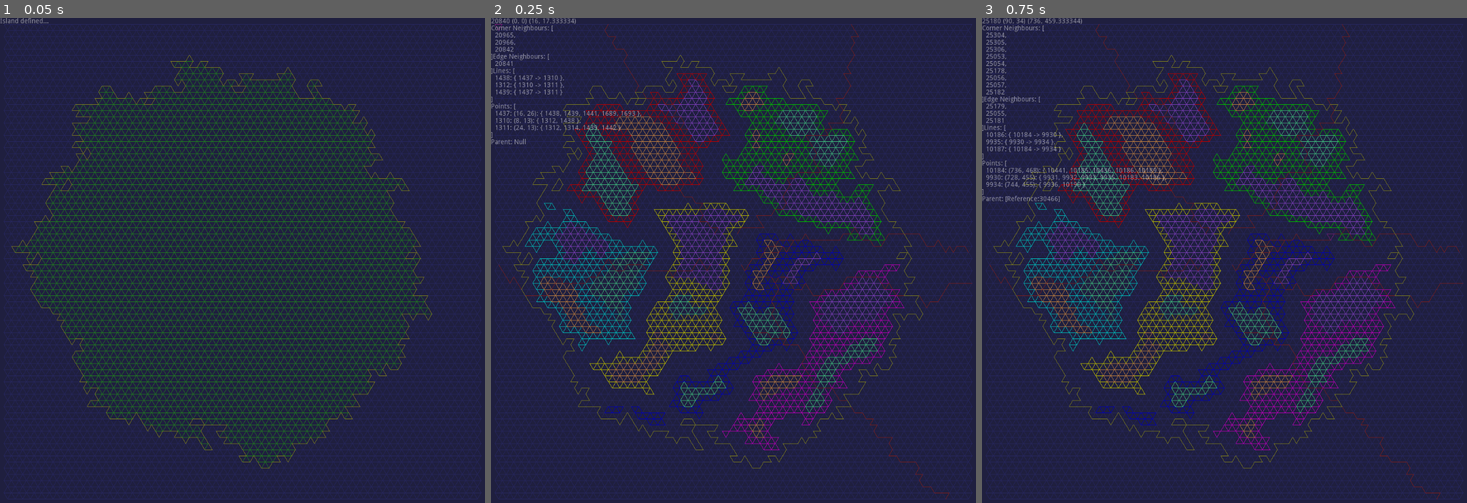
Above: before the commit, frames 1-3 (left to right).
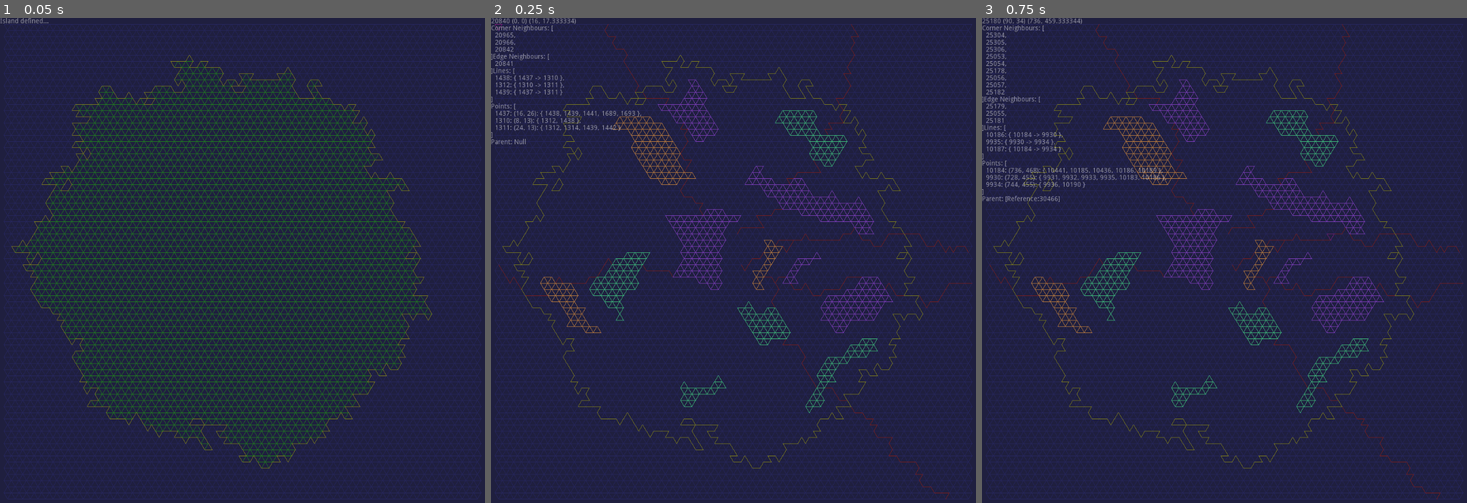
Above: after the commit, the same moments.

Repository: MichaelReel/2DMapGen_2022
Game: Godot game, scene res://PixelDrawn/TriBlobs.tscn
Same seed, same stepped clock (60 frames per second), same inputs: the game is played once before the commit and once after it. This scene is started directly instead of the project's main scene.
Inputs (mouse positions are in pixels of both pictures, inside the frame that each line leads up to):
- Up to frame 1 (0.05 s): no input
- Up to frame 2 (0.25 s): no input
- Up to frame 3 (0.75 s): tap Enter at 0.5 s; move the mouse to (1331, 236) at 0.52 s; click (1331, 236) at 0.67 s

Frame 1 is identical in both runs. In frame 2, 6.8% of the frame differs, in the area x 7-86%, y 11-90%; in frame 3, 6.8%.

Commit message:
Only draw subregions that are crossed by rivers

Diff:
--- a/PixelDrawn/TriBlobs.gd
+++ b/PixelDrawn/TriBlobs.gd
@@ -669,9 +669,9 @@
 			triangle.set_parent(_parent)
 			_cells.erase(triangle)
 
-	func draw_triangles(image: Image) -> void:
+	func draw_triangles(image: Image, color: Color = self._debug_color) -> void:
 		for cell in _cells:
-			cell.draw_triangle_on_image(image, _debug_color)
+			cell.draw_triangle_on_image(image, color)
 
 	func find_borders() -> void:
 		var border_cells: Array = []
@@ -722,13 +722,23 @@
 		for region in _regions:
 			region.find_borders()
 
+	func sub_region_for_edge(edge: BaseLine):
+		for tri in edge.get_bordering_triangles():
+			var sub_region = tri.get_parent()
+			if sub_region in _regions:
+				return sub_region
+
+		return null
+
 
 class RiverManager:
 	var _rivers: Array
 	var _grid: BaseGrid
-
-	func _init(grid:BaseGrid, river_count: int) -> void:
+	var _subregion_manager: SubRegionManager
+
+	func _init(grid:BaseGrid, subregion_manager: SubRegionManager, river_count: int) -> void:
 		_grid = grid
+		_subregion_manager = subregion_manager
 		_rivers = []
 		for _i in range(river_count):
 			_rivers.append(create_river())
@@ -757,11 +767,22 @@
 
 		return river
 
+	func identify_lakes_on_course(river: Array) -> Array:
+		var lakes := []
+		for edge in river:
+			var lake = _subregion_manager.sub_region_for_edge(edge)
+			if lake != null and not lake in lakes:
+				lakes.append(lake)
+		return lakes
+
 	func draw_rivers(image: Image, color: Color) -> void:
 		image.lock()
 		for river in _rivers:
 			for edge in river:
 				edge.draw_line_on_image(image, color)
+			var lakes := identify_lakes_on_course(river)
+			for lake in lakes:
+				lake.draw_triangles(image)
 		image.unlock()
 
 
@@ -835,13 +856,13 @@
 	elif not rivers_done:
 		status_label.text = "Sub region borders defined..."
 		rivers_done = true
-		river_manager = RiverManager.new(base_grid, RIVER_COUNT)
+		river_manager = RiverManager.new(base_grid, sub_regions_manager, RIVER_COUNT)
 
 	else:
 		status_label.text = ""
 		base_grid.draw_grid(image, GRID_COLOR)
-		region_manager.draw_triangles(image)
-		sub_regions_manager.draw_triangles(image)
+#		region_manager.draw_triangles(image)
+#		sub_regions_manager.draw_triangles(image)
 		river_manager.draw_rivers(image, RIVER_COLOR)
 		land_blob.draw_perimeter_lines(image, COAST_COLOR)
 		mouse_tracker.update_mouse_coords(get_viewport().get_mouse_position())
